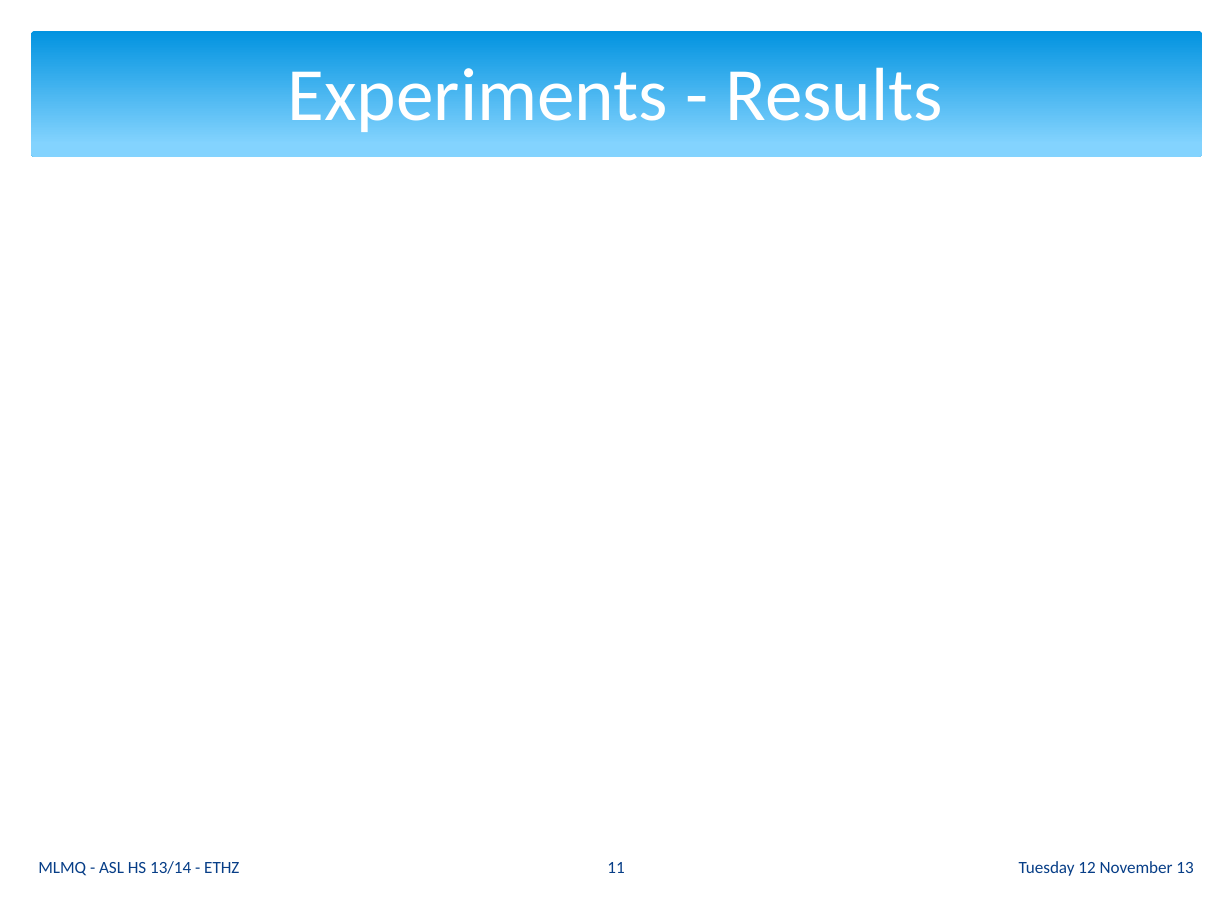
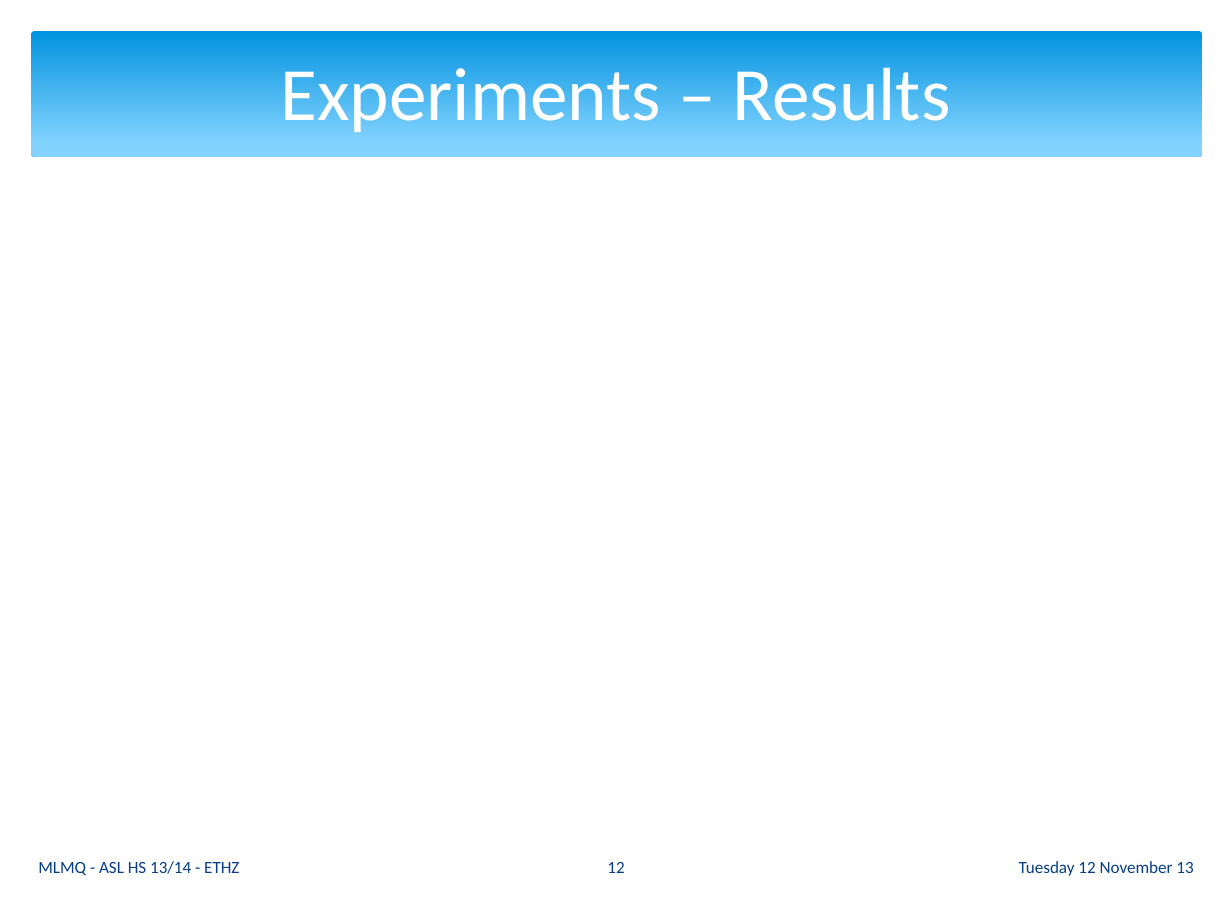
Before and after one commit to ganzm/AdvancedSystemsLab2013, a slide deck: slide 12 of doc/presentations/03 Milestone Presentation/mlmq.pptx (slide 11 before the commit). Drawn at 1232x924 pixels with LibreOffice and Linux fonts; fonts in the diff are those of the drawing. Boxes give left, top, right and bottom in pixels: in the first picture for what was removed or moved away, otherwise in the second. Text is boxed around its words. In the diff, an @@ line names an element or a change of style, - is before the commit and + after.

```diff
--- a/doc/presentations/03 Milestone Presentation/mlmq.pptx
+++ b/doc/presentations/03 Milestone Presentation/mlmq.pptx
@@ title at (280, 58, 951, 133): text changed @@
-Experiments - Results
+Experiments – Results
@@ page number at (607, 862, 624, 873): text changed @@
-11
+12
```
Also in this commit, not shown: 6 other slides changed, 1 slide added.
